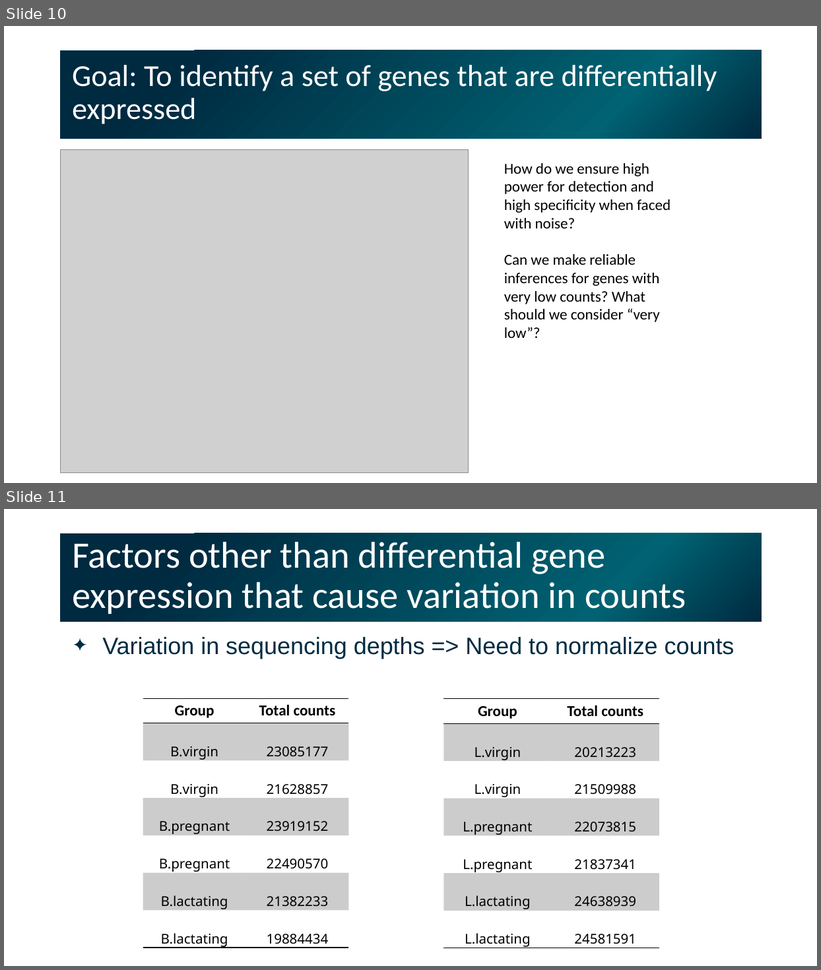
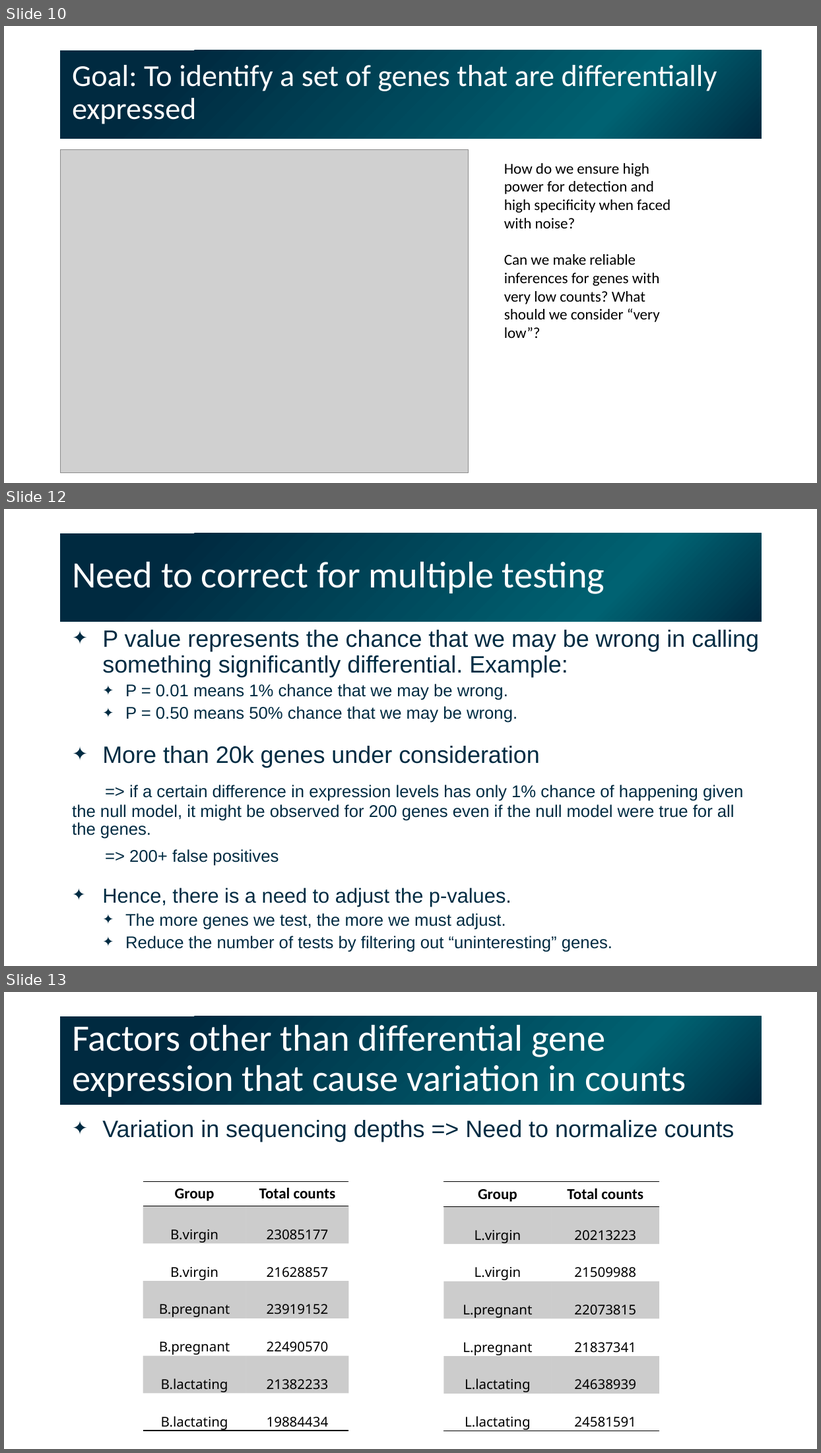
Before and after one commit to gladstone-institutes/Bioinformatics-Workshops, a slide deck: intermediate-r-rna-seq/Intermediate_RNA-seq.pptx. Shown one above the other, each under a label of ours: slides 10 and 11 before the commit, slides 10, 12 and 13 after it; the slides between them are not shown. The pictures are 821x970 and 821x1453 pixels, drawn with LibreOffice and Linux fonts; fonts in the diff are those of the drawing; grey boxes stand for pictures. Boxes give left, top, right and bottom in pixels: in the first picture for what was removed or moved away, otherwise in the second. Text is boxed around its words. In the diff, an @@ line names an element or a change of style, - is before the commit and + after.

```diff
--- a/intermediate-r-rna-seq/Intermediate_RNA-seq.pptx
+++ b/intermediate-r-rna-seq/Intermediate_RNA-seq.pptx
@@ slide 12 added at (4,509,817,966), background #FFFFFF @@
@@ title added at (60,533,762,622), fill gradient #002A40 to #006272, 44 pt, text #FFFFFF @@
+Need to correct for multiple testing
@@ text added at (72,630,759,953), 20 pt, text #002B42 @@
+✦ P value represents the chance that we may be wrong in calling something significantly differential. Example:
+  ✦ P = 0.01 means 1% chance that we may be wrong.
+  ✦ P = 0.50 means 50% chance that we may be wrong.
+✦ More than 20k genes under consideration
+=> if a certain difference in expression levels has only 1% chance of happening given the null model, it might be observed for 200 genes even if the null model were true for all the genes.
+=> 200+ false positives
+✦ Hence, there is a need to adjust the p-values.
+  ✦ The more genes we test, the more we must adjust.
+  ✦ Reduce the number of tests by filtering out “uninteresting” genes.
@@ what was slide 11 is now slide 13 @@
```
Also in this commit, not shown: 2 slides changed, 1 other slide added, 5 other files.
